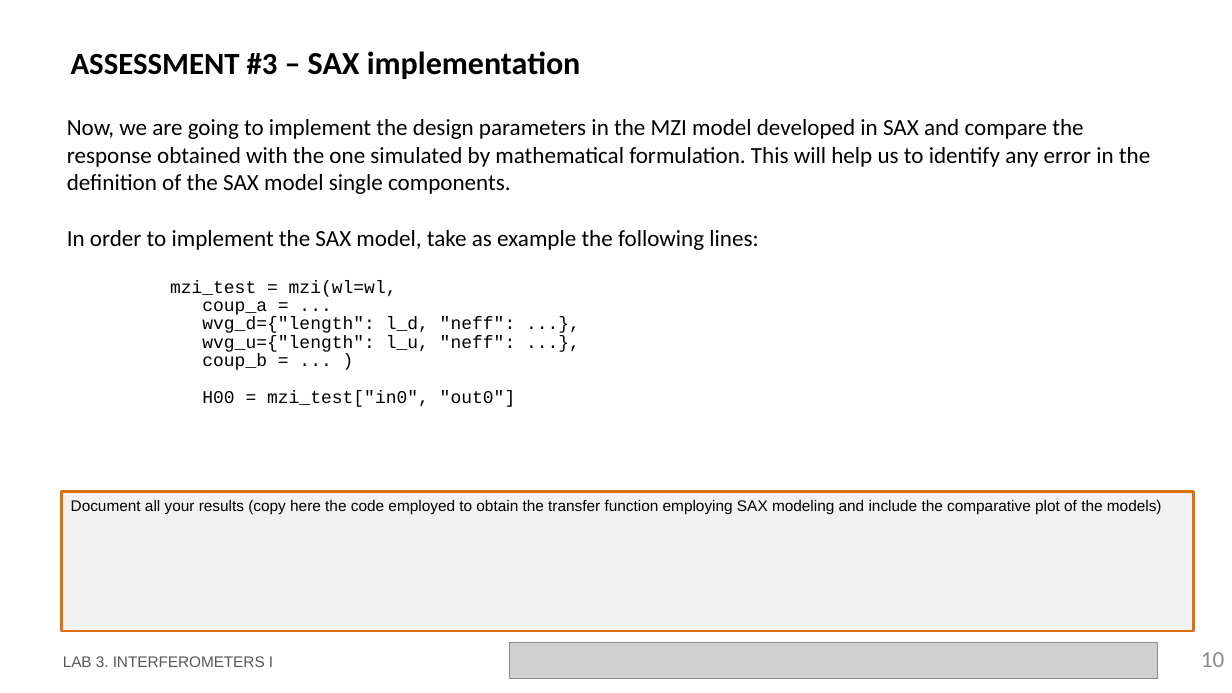
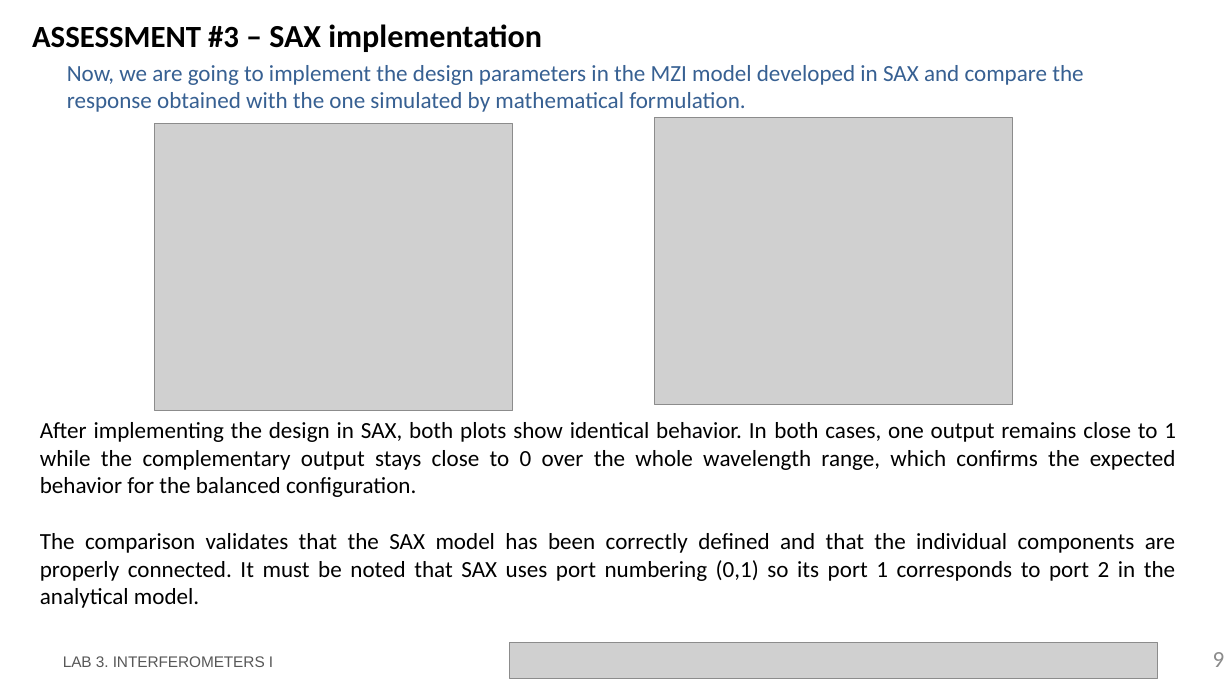
Before and after one commit to mromgar1/pic-upv-lab3, a slide deck: slide 9 of LabBook_3.pptx (slide 10 before the commit). Drawn at 1232x693 pixels with LibreOffice and Linux fonts; fonts in the diff are those of the drawing; grey boxes stand for pictures; background and template pictures are left out. Boxes give left, top, right and bottom in pixels: in the first picture for what was removed or moved away, otherwise in the second. Text is boxed around its words. In the diff, an @@ line names an element or a change of style, - is before the commit and + after.

```diff
--- a/LabBook_3.pptx
+++ b/LabBook_3.pptx
@@ title "ASSESSMENT #3 – SAX implementation": place and size @@
-title "ASSESSMENT #3 – SAX implementation" at (71,51,581,79)
+title "ASSESSMENT #3 – SAX implementation" at (32,24,542,52)
@@ text at (67,65,1083,112): text changed; text colour #000000 to #376092 @@
-Now, we are going to implement the design parameters in the MZI model developed in SAX and compare the response obtained with the one simulated by mathematical formulation. This will help us to identify any error in the definition of the SAX model single components.
-In order to implement the SAX model, take as example the following lines:
-    mzi_test = mzi(wl=wl,
-    coup_a = ...
-    wvg_d={"length": l_d, "neff": ...},
-    wvg_u={"length": l_u, "neff": ...},
-    coup_b = ... )
-    H00 = mzi_test["in0", "out0"]
+Now, we are going to implement the design parameters in the MZI model developed in SAX and compare the response obtained with the one simulated by mathematical formulation.
@@ picture added at (654,117,1013,405) @@
@@ picture added at (155,124,514,411) @@
@@ text added at (40,422,1176,608), 18 pt, text #000000 @@
+After implementing the design in SAX, both plots show identical behavior. In both cases, one output remains close to 1 while the complementary output stays close to 0 over the whole wavelength range, which confirms the expected behavior for the balanced configuration.
+The comparison validates that the SAX model has been correctly defined and that the individual components are properly connected. It must be noted that SAX uses port numbering (0,1) so its port 1 corresponds to port 2 in the analytical model.
@@ rectangle removed at (62,492,1194,631) @@
-Document all your results (copy here the code employed to obtain the transfer function employing SAX modeling and include the comparative plot of the models)
@@ page number at (1213,652,1225,667): text changed @@
-10
+9
```
Also in this commit, not shown: 2 other slides changed, 1 slide added, 3 slides removed.
